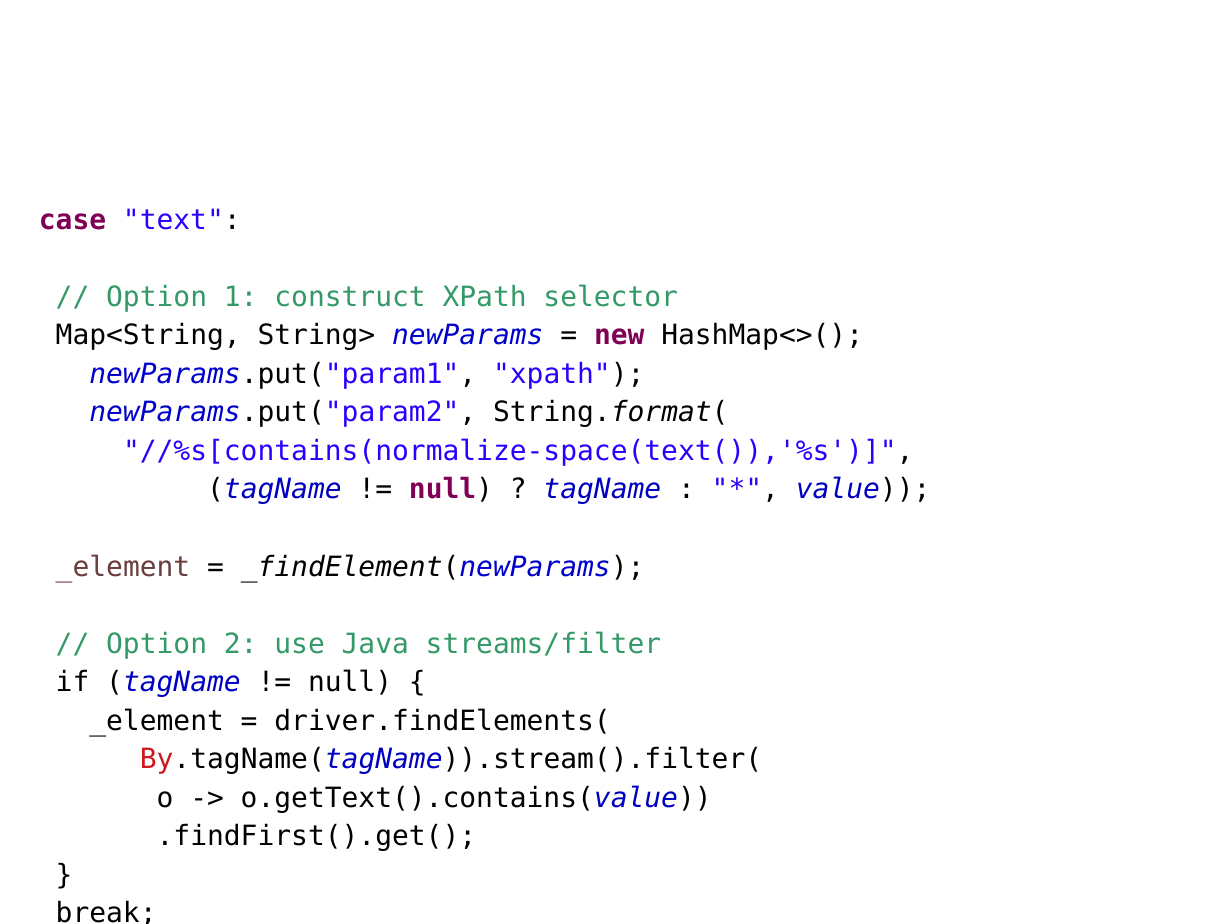
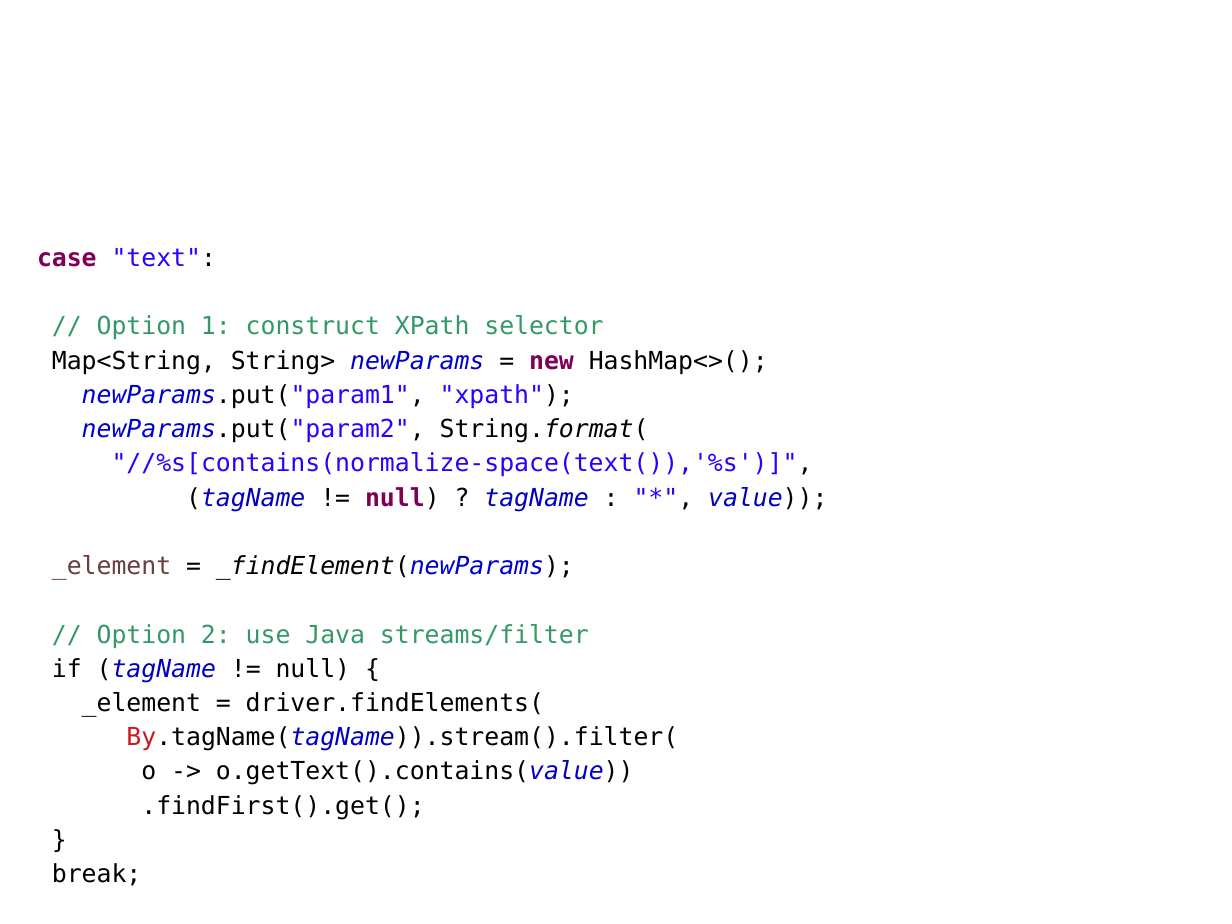
Before and after one commit to sergueik/SKDF, a slide deck: slide 22 of SKDF.odp (slide 17 before the commit). Drawn at 1232x924 pixels with LibreOffice and Linux fonts; fonts in the diff are those of the drawing; background and template pictures are left out. Boxes give left, top, right and bottom in pixels: in the first picture for what was removed or moved away, otherwise in the second. Text is boxed around its words. In the diff, an @@ line names an element or a change of style, - is before the commit and + after.

```diff
--- a/SKDF.odp
+++ b/SKDF.odp
@@ text "case "text":": place and size @@
-text "case "text":" at <box>39,208,931,924</box>
+text "case "text":" at <box>37,248,827,886</box>
@@ text "case "text":" at <box>37,248,827,886</box>: size 18 to 16 pt @@
```
Also in this commit, not shown: 9 other slides changed, 6 slides added, 1 other file.
